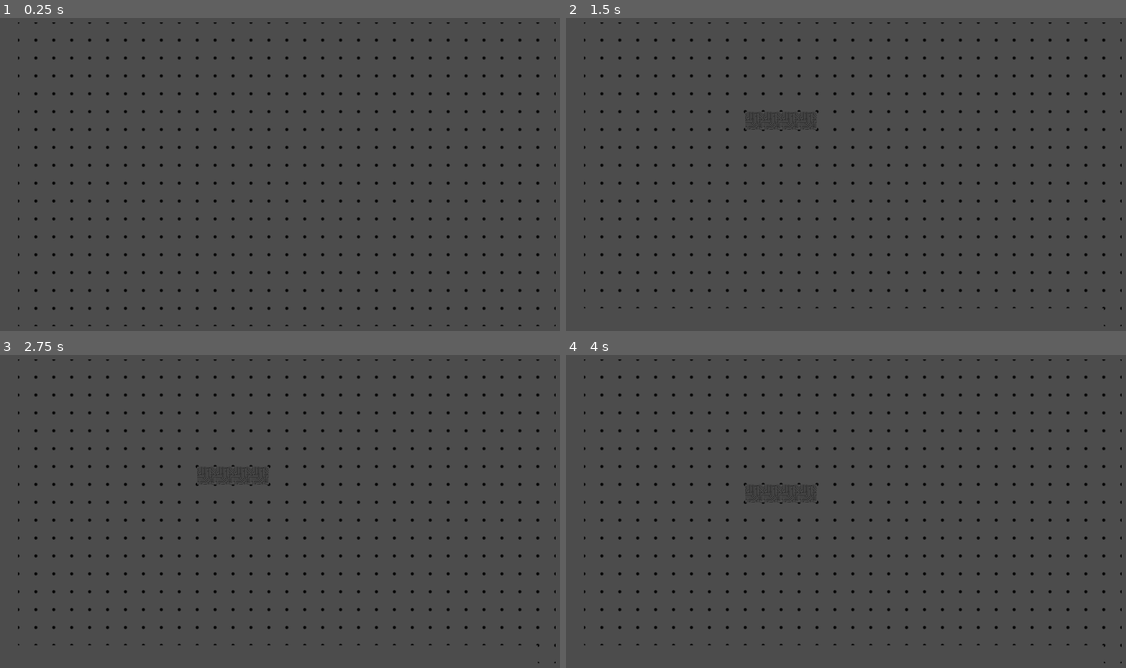
Above: before the commit, frames 1-4 (two rows, left to right).
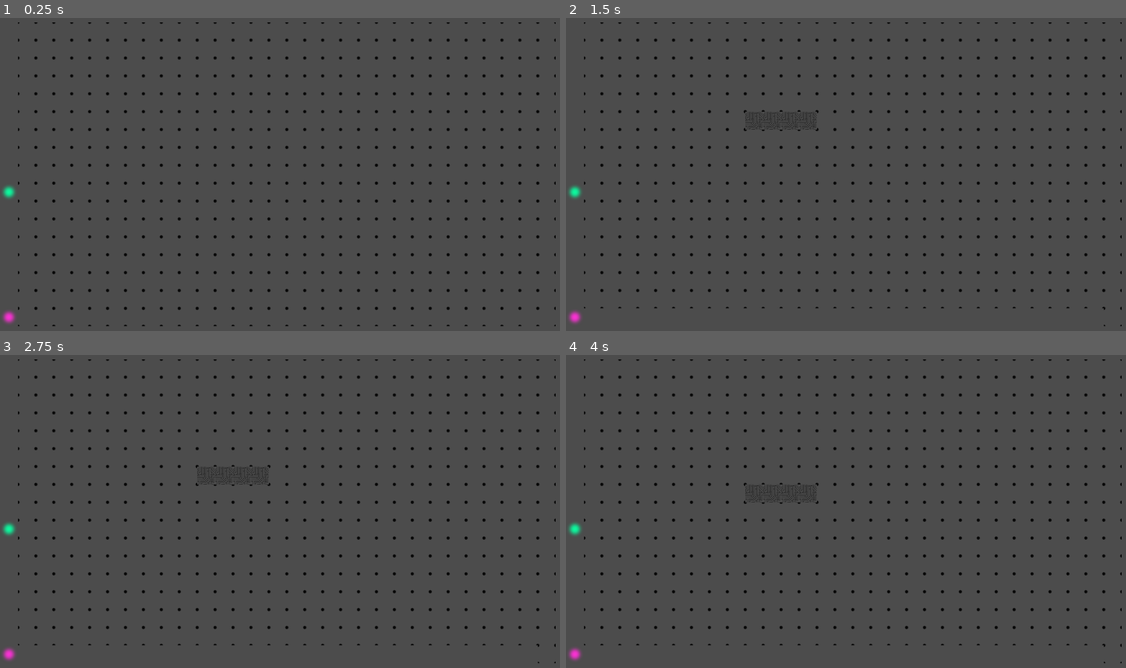
Above: after the commit, the same moments.

Repository: Henry38/Lithotris
Game: Godot game, scene res://scenes/Main.tscn
Two runs of this game, one before a commit and one after it. Both use one fixed random seed, a clock stepped at 60 frames per second and the inputs below.
Inputs (mouse positions are in pixels of both pictures, inside the frame that each line leads up to):
- Up to frame 1 (0.25 s): no input
- Up to frame 2 (1.5 s): tap Enter at 0.5 s; move the mouse to (980, 155) at 0.52 s; hold D (move_right) 0.53-1.28 s; hold Shift (lithography_power_up) 0.53-1.28 s; click (980, 155) at 0.67 s; tap Space at 1.25 s; move the mouse to (739, 190) at 1.27 s; hold S (move_down) from 1.28 s (still down); tap Shift (lithography_power_up) at 1.35 s
- Up to frame 3 (2.75 s): tap Enter at 2 s; move the mouse to (341, 436) at 2.02 s; release S (move_down) at 2.03 s; hold D (move_right) from 2.03 s (still down); hold Shift (lithography_power_up) from 2.03 s (still down)
- Up to frame 4 (4 s): tap Space at 2.75 s; move the mouse to (823, 577) at 2.77 s; release Shift (lithography_power_up) at 2.78 s; tap Shift (lithography_power_up) at 2.85 s; click (823, 577) at 2.92 s; move the mouse to (1025, 558) at 3.52 s; release D (move_right) at 3.53 s; hold Q (move_left) from 3.53 s (still down); hold Shift (lithography_power_up) from 3.53 s (still down)

The runs differ from the first frame. In frame 1, 0.2% of the frame differs, in the area x 0-3%, y 53-98%; in frame 2, 0.2%; in frame 3, 0.2%; in frame 4, 0.2%.

Commit message:
Working pathfinding

Diff:
--- a/project.godot
+++ b/project.godot
@@ -59,6 +59,11 @@
 "events": [ Object(InputEventKey,"resource_local_to_scene":false,"resource_name":"","device":0,"alt":false,"shift":false,"control":false,"meta":false,"command":false,"pressed":false,"scancode":16777237,"unicode":0,"echo":false,"script":null)
  ]
 }
+debug={
+"deadzone": 0.5,
+"events": [ Object(InputEventKey,"resource_local_to_scene":false,"resource_name":"","device":0,"alt":false,"shift":false,"control":true,"meta":false,"command":true,"pressed":false,"scancode":78,"unicode":0,"echo":false,"script":null)
+ ]
+}
 
 [rendering]
 
--- /dev/null
+++ b/scripts/PathFinder.gd
@@ -0,0 +1,34 @@
+
+func pathfind(tilemap, from, to) -> bool:
+	return find_next_nodes(tilemap, from, to, {})
+
+func find_next_nodes(tilemap: TileMap, pos : Vector2, dest : Vector2, visited : Dictionary) -> bool:
+	# Already visited
+	var vHash = hash(pos)
+	if visited.has(vHash):
+		return false
+
+	# End case
+	if pos == dest:
+		return true
+
+	visited[vHash] = true
+
+	# Empty
+	if tilemap.get_cellv(pos) <= 0:
+		return false
+
+	var directions = [
+		Vector2(pos.x - 1, pos.y),
+		Vector2(pos.x + 1, pos.y),
+		Vector2(pos.x, pos.y - 1),
+		Vector2(pos.x, pos.y + 1)
+	]
+
+	for dir in directions:
+		var cValue = tilemap.get_cellv(dir)
+		# Conductor = tile 1
+		# Arrival = tile 4
+		if (cValue == 1 or cValue == 4) and find_next_nodes(tilemap, dir, dest, visited):
+			return true
+	return false
--- a/scripts/TileMap.gd
+++ b/scripts/TileMap.gd
@@ -11,6 +11,11 @@
 
 var map_width : int = 30
 var map_height : int = 38
+
+var pathFinder = preload("res://scripts/PathFinder.gd").new()
+const startPoint = Vector2(0, 10)
+const endPoint = Vector2(0, 17)
+
 
 var shapes = [
 	preload("res://scenes/shapes/Isolation/SquareShape.tscn"),
@@ -24,6 +29,8 @@
 func _ready():
 	# Set Timer connexion
 	randomize()
+	self.set_cellv(startPoint, 3)
+	self.set_cellv(endPoint, 4)
 	$timer.connect("timeout", self, "trigger")
 
 func _process(delta):
@@ -46,6 +53,9 @@
 		picking_resin_state_on = true
 
 func _input(event):
+	if event.is_action_pressed("debug"):
+		print(pathFinder.pathfind(self, startPoint, endPoint))
+
 	if not $timer.paused and event.is_action_pressed("lithography_power_up"):
 		if not preload_lithopgraphy_power_up:
 			preload_lithopgraphy_power_up = true
@@ -85,6 +95,9 @@
 	if checkCollisionBlock(current_block):
 		move_block(current_block, Vector2(0, -1))
 		displayBlock(current_block)
+		if pathFinder.pathfind(self, startPoint, endPoint):
+			print("Finished")
+			return
 		if not preload_lithopgraphy_power_up:
 			createNewBlock()
 		else:
